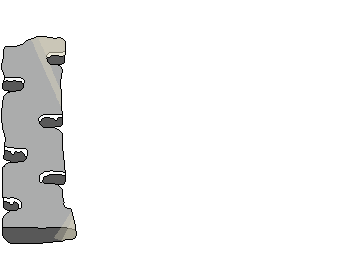
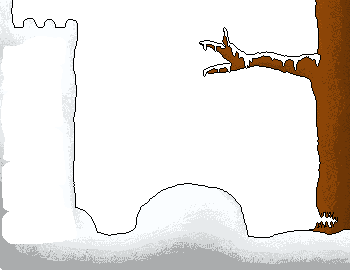
Layers edited between the first and the second 350px x 270px image:
showed group "Room 1" (8 layers) over left=0, top=0, right=350, bottom=270
showed group "Snowy Foreground" (5 layers) over left=0, top=0, right=350, bottom=270
showed group "Tree" (4 layers) over left=0, top=0, right=350, bottom=270
